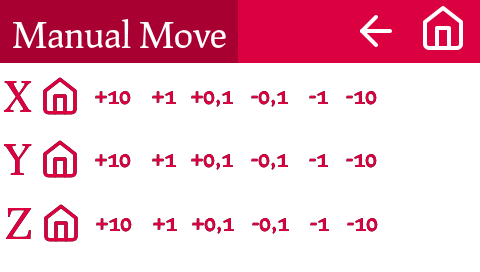
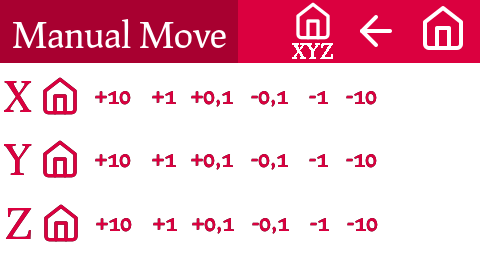
Before/after of a 480 × 272 layered artwork. What changed in the layer stack:
added layer "home_xyz" above "home.svg" over [left=292, top=2, right=333, bottom=59]
